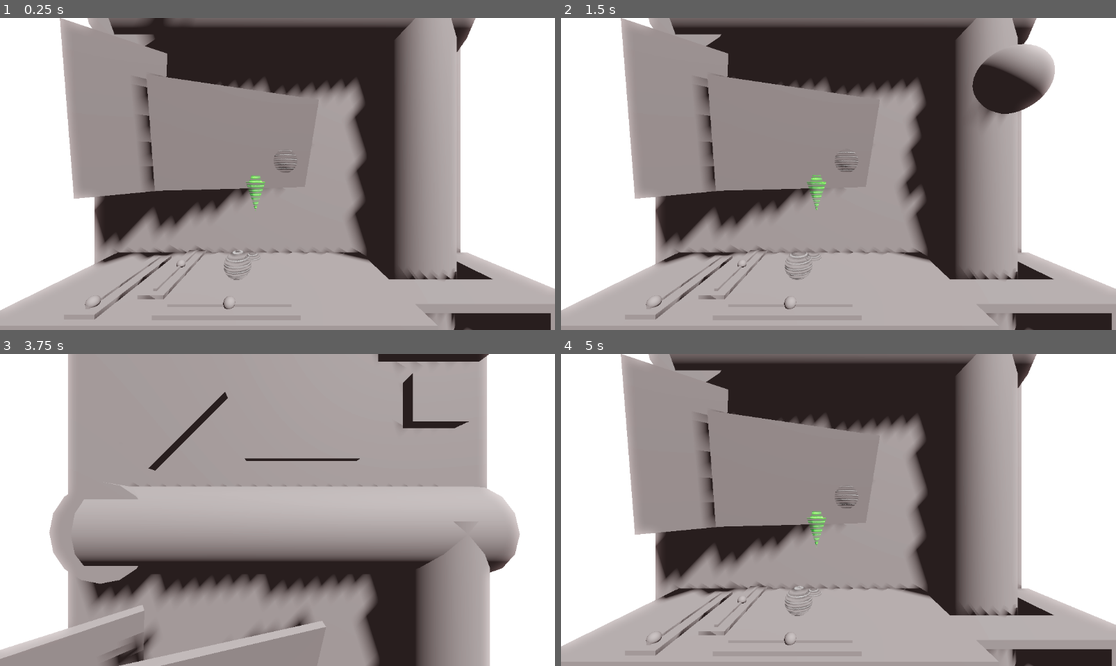
Above: before the commit, frames 1-4 (two rows, left to right).
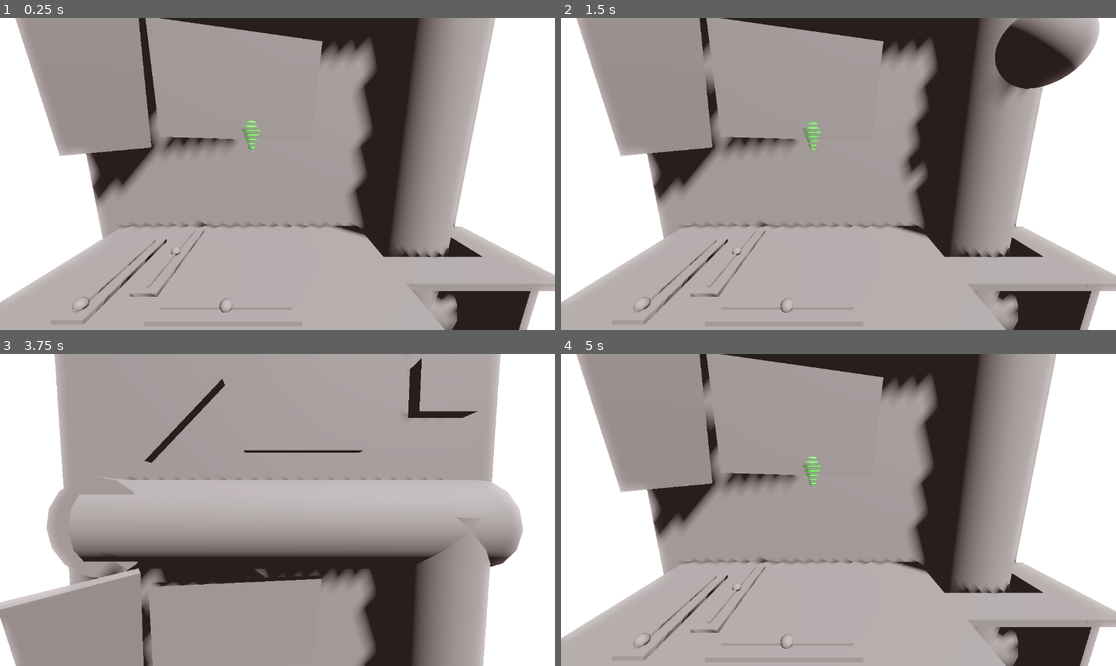
Above: after the commit, the same moments.

Repository: nheeb/niblehyme
Game: Godot game, scene res://Logic/Cockpit.tscn
Same seed, same stepped clock (60 frames per second), same inputs: the game is played once before the commit and once after it.
Inputs (mouse positions are in pixels of both pictures, inside the frame that each line leads up to):
- Up to frame 1 (0.25 s): no input
- Up to frame 2 (1.5 s): move the mouse to (960, 158) at 0.52 s; hold Right (ui_right) 0.53-1.25 s; click (960, 158) at 0.6 s; drag from (727, 189) to (810, 236) at 1.27 s
- Up to frame 3 (3.75 s): move the mouse to (333, 441) at 2.02 s; hold Right (ui_right) 2.03-2.75 s; tap Mouse wheel up (view_up) at 2.1 s; click (333, 441) at 2.17 s; tap Enter at 2.75 s; drag from (249, 572) to (111, 463) at 2.77 s; tap Space at 3.5 s; move the mouse to (444, 556) at 3.52 s; hold Left (ui_left) from 3.53 s (still down); tap Mouse wheel down (view_down) at 3.6 s; click (444, 556) at 3.67 s
- Up to frame 4 (5 s): release Left (ui_left) at 4.25 s; drag from (672, 463) to (755, 432) at 4.27 s

The runs differ from the first frame. In frame 1, 31% of the frame differs, in the area x 0-100%, y 0-100%; in frame 2, 32%; in frame 3, 15%; in frame 4, 31%.

Commit message:
refined holo navigation

Diff:
--- a/Logic/Cockpit.tscn
+++ b/Logic/Cockpit.tscn
@@ -69,7 +69,7 @@
 transform = Transform3D(0.498589, 0, 0, 0, 0.498589, 0, 0, 0, 0.498589, 0, 0, 0)
 
 [node name="MeshInstance3D" type="MeshInstance3D" parent="Prototype"]
-transform = Transform3D(3.5175, 0, 0, 0, 0.0802565, 0, 0, 0, 1.51691, -0.555538, 0, -1.97888)
+transform = Transform3D(3.5175, 0, 0, 0, 0.0802565, 0, 0, 0, 1.96475, -0.555538, 0, -1.97888)
 mesh = SubResource("BoxMesh_8cpak")
 
 [node name="MeshInstance3D15" type="MeshInstance3D" parent="Prototype"]
@@ -121,11 +121,11 @@
 mesh = SubResource("BoxMesh_8cpak")
 
 [node name="MeshInstance3D3" type="MeshInstance3D" parent="Prototype"]
-transform = Transform3D(1.73633, 0.026774, -0.129512, 0, -0.025485, -1.1122, -0.648254, 0.0717134, -0.346893, -0.429122, 1.5623, -2.11689)
+transform = Transform3D(1.81216, 0.0160564, -0.0776685, -0.0737389, -0.0108258, -1.16068, -0.381701, 0.0783207, -0.144511, -0.429122, 1.92105, -2.38493)
 mesh = SubResource("BoxMesh_8cpak")
 
 [node name="MeshInstance3D4" type="MeshInstance3D" parent="Prototype"]
-transform = Transform3D(0.561771, 0.0543427, -0.290362, 0.0385075, -0.0251758, -1.49306, -0.546801, 0.0540574, -0.403457, -1.6265, 1.70946, -1.81718)
+transform = Transform3D(0.561771, 0.0543427, -0.290362, 0.0385075, -0.0251758, -1.49306, -0.546801, 0.0540574, -0.403457, -1.71045, 1.97925, -1.88841)
 mesh = SubResource("BoxMesh_8cpak")
 
 [node name="MeshInstance3D2" type="MeshInstance3D" parent="Prototype"]
@@ -186,7 +186,7 @@
 transform = Transform3D(0.997564, 0, -0.0697565, 0, 1, 0, 0.0697565, 0, 0.997564, 0, -1.10493, 0.0126886)
 
 [node name="NavigationView" type="Camera3D" parent="PlayerCameraPath/Views"]
-transform = Transform3D(1, 0, 0, 0, 1, 0, 0, 0, 1, 0, 0.587544, 0.152456)
+transform = Transform3D(1, 0, 0, 0, 0.978148, 0.207912, 0, -0.207912, 0.978148, 0, 0.718, 0.087)
 
 [node name="EmergencyView" type="Camera3D" parent="PlayerCameraPath/Views"]
 transform = Transform3D(1, 0, 0, 0, 1, 0, 0, 0, 1, 0, 2.15097, -0.116392)
@@ -257,7 +257,7 @@
 script = ExtResource("6_5wlna")
 
 [node name="Hologram" parent="." instance=ExtResource("7_1dxs8")]
-transform = Transform3D(0.477551, 0, 0, 0, 0.477551, 0, 0, 0, 0.477551, -0.107247, 0.506323, -0.842418)
+transform = Transform3D(0.477551, 0, 0, 0, 0.477551, 0, 0, 0, 0.477551, -0.130718, 0.687837, -0.946732)
 
 [node name="RayCastCollider" type="Node3D" parent="."]
 
@@ -269,17 +269,17 @@
 [node name="Devices" type="Node3D" parent="."]
 
 [node name="Slider" parent="Devices" instance=ExtResource("8_vl6ol")]
-transform = Transform3D(-2.52271e-08, 0, 0.577129, 0, 0.577129, 0, -0.577129, 0, -2.52271e-08, -0.77218, 0.0271702, -0.928671)
+transform = Transform3D(-2.52271e-08, 0, 0.577129, 0, 0.577129, 0, -0.577129, 0, -2.52271e-08, -0.77218, 0.0271702, -0.817686)
 cockpit_input_name = "navigation_drive"
 
 [node name="Slider2" parent="Devices" instance=ExtResource("8_vl6ol")]
-transform = Transform3D(-2.52271e-08, 0, 0.577129, 0, 0.577129, 0, -0.577129, 0, -2.52271e-08, -0.574569, 0.0271702, -1.05662)
+transform = Transform3D(-2.52271e-08, 0, 0.577129, 0, 0.577129, 0, -0.577129, 0, -2.52271e-08, -0.574569, 0.0271702, -0.945635)
 min_value = -1.0
 start_progress = 0.5
 cockpit_input_name = "navigation_z"
 
 [node name="Slider3" parent="Devices" instance=ExtResource("8_vl6ol")]
-transform = Transform3D(-0.577129, 0, -5.04542e-08, 0, 0.577129, 0, 5.04542e-08, 0, -0.577129, -0.198223, 0.0271702, -0.693919)
+transform = Transform3D(-0.577129, 0, -5.04542e-08, 0, 0.577129, 0, 5.04542e-08, 0, -0.577129, -0.198223, 0.0271702, -0.582934)
 min_value = -1.0
 start_progress = 0.5
 cockpit_input_name = "navigation_x"
--- a/Logic/Devices/Slider.gd
+++ b/Logic/Devices/Slider.gd
@@ -41,7 +41,13 @@
 	set_progress(start_progress)
 
 func get_mouse_pos() -> Vector3:
-	return drag_plane.intersects_ray(Game.camera.global_position, Game.mouse_normal)
+	var pos = drag_plane.intersects_ray(Game.camera.global_position, Game.mouse_normal)
+	if pos:
+		return pos
+	elif drag_start_pos:
+		return drag_start_pos
+	else:
+		return Vector3.ZERO
 
 func set_progress(p: float):
 	p = clamp(p, 0.0, 1.0)
--- a/Logic/Game.gd
+++ b/Logic/Game.gd
@@ -23,12 +23,17 @@
 			if raycast_object:
 				if raycast_object.has_method("hover"):
 					raycast_object.call("hover")
-var mouse_position
+var mouse_position: Vector3
 var camera: Camera3D
 var mouse_normal: Vector3
+var hologram: Hologram
+var holo_drill: HoloObject
 
 func _process(delta: float) -> void:
 	if Input.is_action_just_pressed("select"):
 		if raycast_object:
 			if raycast_object.has_method("mouse_down"):
 				raycast_object.call("mouse_down")
+
+func _ready() -> void:
+	new_layer_reached.connect(sauce.spawn_new_holo_objects)
--- a/Logic/Hologram/HoloArea.tscn
+++ b/Logic/Hologram/HoloArea.tscn
@@ -3,7 +3,7 @@
 [ext_resource type="Script" path="res://Logic/Hologram/HoloArea.gd" id="1_o6bga"]
 
 [node name="HoloArea" type="Area3D"]
-collision_layer = 0
+collision_layer = 2
 collision_mask = 2
 script = ExtResource("1_o6bga")
 
--- /dev/null
+++ b/Logic/Hologram/HoloDistanceMeter.gd
@@ -0,0 +1,10 @@
+extends Node3D
+
+var holo_object: HoloObject
+
+func _ready() -> void:
+	if get_parent() is HoloObject:
+		holo_object = get_parent()
+
+func _process(delta: float) -> void:
+	%Label3D.text = "%.2f m" % holo_object.holo_pos.distance_to(Game.holo_drill.holo_pos)
--- /dev/null
+++ b/Logic/Hologram/HoloDistanceMeter.tscn
@@ -0,0 +1,14 @@
+[gd_scene load_steps=2 format=3 uid="uid://dhlv64551sij0"]
+
+[ext_resource type="Script" path="res://Logic/Hologram/HoloDistanceMeter.gd" id="1_si82m"]
+
+[node name="HoloDistanceMeter" type="Node3D"]
+script = ExtResource("1_si82m")
+
+[node name="Label3D" type="Label3D" parent="."]
+unique_name_in_owner = true
+billboard = 1
+alpha_cut = 3
+modulate = Color(0.674683, 1, 0.492188, 1)
+outline_modulate = Color(0, 0, 0, 0)
+text = "10.0 m"
--- a/Logic/Hologram/HoloDrill.gd
+++ b/Logic/Hologram/HoloDrill.gd
@@ -1,6 +1,6 @@
 extends HoloObject
 
-const MAX_TURN_ANGLE = .3 * PI
+const MAX_TURN_ANGLE = .38 * PI
 
 ## Actual direction of the drill
 var drill_direction: Vector3
@@ -12,7 +12,11 @@
 
 ## The input of the movement drive slider (0.0 - 1.0)
 var movement_power := 0.0
-const MOVEMENT_VELOCITY_MAX = 3.0
+const MOVEMENT_VELOCITY_MAX = 2.5
+
+func _ready() -> void:
+	super._ready()
+	Game.holo_drill = self
 
 func _process(delta: float) -> void:
 	update_rotation(delta)
@@ -48,7 +52,7 @@
 
 	holo_pos += drill_direction * delta * MOVEMENT_VELOCITY_MAX * movement_power
 
-	if holo_pos.y > (1 + Game.current_layer) * Game.LAYER_SIZE:
+	if -holo_pos.y > (1 + Game.current_layer) * Game.LAYER_SIZE:
 		Game.advance_layer()
 
 func drilling_process(delta: float):
--- a/Logic/Hologram/HoloDrill.tscn
+++ b/Logic/Hologram/HoloDrill.tscn
@@ -1,7 +1,25 @@
-[gd_scene load_steps=6 format=3 uid="uid://btpm8afbdp7k3"]
+[gd_scene load_steps=9 format=3 uid="uid://btpm8afbdp7k3"]
 
 [ext_resource type="Script" path="res://Logic/Hologram/HoloDrill.gd" id="1_c8ocw"]
-[ext_resource type="Material" uid="uid://dspatcbfs7qji" path="res://Logic/Hologram/HoloMaterial.tres" id="2_7iic6"]
+[ext_resource type="Shader" path="res://Logic/Hologram/HoloMaterial.gdshader" id="2_uympl"]
+
+[sub_resource type="FastNoiseLite" id="FastNoiseLite_xeqey"]
+frequency = 0.0412
+
+[sub_resource type="NoiseTexture2D" id="NoiseTexture2D_se56j"]
+seamless = true
+noise = SubResource("FastNoiseLite_xeqey")
+
+[sub_resource type="ShaderMaterial" id="ShaderMaterial_56cvd"]
+resource_local_to_scene = true
+render_priority = 0
+shader = ExtResource("2_uympl")
+shader_parameter/albedo = Color(0.289063, 1, 0, 1)
+shader_parameter/emission_color = Color(1, 1, 1, 1)
+shader_parameter/time_scale = 8.0
+shader_parameter/noise_strength = 3.0
+shader_parameter/visibility_progress = 1.0
+shader_parameter/noise = SubResource("NoiseTexture2D_se56j")
 
 [sub_resource type="CylinderMesh" id="CylinderMesh_xs75s"]
 top_radius = 1.0
@@ -18,8 +36,8 @@
 rings = 1
 
 [sub_resource type="CapsuleShape3D" id="CapsuleShape3D_48ego"]
-radius = 0.789483
-height = 3.46549
+radius = 1.78191
+height = 5.03802
 
 [node name="HoloDrill" type="Node3D"]
 script = ExtResource("1_c8ocw")
@@ -29,7 +47,7 @@
 
 [node name="MeshInstance3D" type="MeshInstance3D" parent="Model"]
 transform = Transform3D(1, 0, 0, 0, 1, 0, 0, 0, 1, 0, -0.601456, 0)
-material_override = ExtResource("2_7iic6")
+material_override = SubResource("ShaderMaterial_56cvd")
 mesh = SubResource("CylinderMesh_xs75s")
 skeleton = NodePath("../..")
 
@@ -41,7 +59,8 @@
 [node name="DrillArea" type="Area3D" parent="."]
 unique_name_in_owner = true
 collision_layer = 2
-collision_mask = 0
+collision_mask = 2
 
 [node name="CollisionShape3D" type="CollisionShape3D" parent="DrillArea"]
+transform = Transform3D(1.19331, 0, 0, 0, 1.19331, 0, 0, 0, 1.19331, 0, 0, 0)
 shape = SubResource("CapsuleShape3D_48ego")
--- /dev/null
+++ b/Logic/Hologram/HoloGoldOre.gd
@@ -0,0 +1,4 @@
+extends HoloObject
+
+func _on_chunk_drilled():
+	Game.main_pipe.add_to_mineral_queue(Mineral.create_mineral(Mineral.Type.Gold))
--- /dev/null
+++ b/Logic/Hologram/HoloGoldOre.tscn
@@ -0,0 +1,71 @@
+[gd_scene load_steps=13 format=3 uid="uid://dlf5hpolm6ub0"]
+
+[ext_resource type="Script" path="res://Logic/Hologram/HoloGoldOre.gd" id="1_mpxmg"]
+[ext_resource type="Texture2D" uid="uid://cue3n58t8t1hv" path="res://Assets/KenneyParticles/star_07.png" id="2_2b726"]
+[ext_resource type="PackedScene" uid="uid://djqojwwng6ogn" path="res://Logic/DrillingHealth.tscn" id="4_pxre6"]
+[ext_resource type="PackedScene" uid="uid://b1eq2ugsf27fh" path="res://Logic/Hologram/HoloArea.tscn" id="5_iynr1"]
+[ext_resource type="PackedScene" uid="uid://dhlv64551sij0" path="res://Logic/Hologram/HoloDistanceMeter.tscn" id="5_y825p"]
+
+[sub_resource type="CapsuleMesh" id="CapsuleMesh_sp2si"]
+
+[sub_resource type="Curve" id="Curve_apgxe"]
+_data = [Vector2(0, 0), 0.0, 0.0, 0, 0, Vector2(0.484076, 0.942259), 0.0, 0.0, 0, 0, Vector2(1, 0), 0.0, 0.0, 0, 0]
+point_count = 3
+
+[sub_resource type="CurveTexture" id="CurveTexture_kcco7"]
+curve = SubResource("Curve_apgxe")
+
+[sub_resource type="ParticleProcessMaterial" id="ParticleProcessMaterial_mpkec"]
+emission_shape = 3
+emission_box_extents = Vector3(1, 1, 1)
+angle_min = -720.0
+angle_max = 720.0
+angular_velocity_min = 100.0
+angular_velocity_max = 100.0
+gravity = Vector3(0, 0, 0)
+scale_curve = SubResource("CurveTexture_kcco7")
+
+[sub_resource type="StandardMaterial3D" id="StandardMaterial3D_jgor5"]
+transparency = 2
+alpha_scissor_threshold = 0.5
+alpha_antialiasing_mode = 0
+shading_mode = 0
+albedo_color = Color(0.983643, 1, 0.476563, 1)
+albedo_texture = ExtResource("2_2b726")
+billboard_mode = 3
+billboard_keep_scale = true
+particles_anim_h_frames = 1
+particles_anim_v_frames = 1
+particles_anim_loop = false
+
+[sub_resource type="QuadMesh" id="QuadMesh_yqlo2"]
+material = SubResource("StandardMaterial3D_jgor5")
+
+[sub_resource type="CapsuleShape3D" id="CapsuleShape3D_twf8k"]
+radius = 0.834563
+height = 2.39936
+
+[node name="HoloGoldOre" type="Node3D"]
+script = ExtResource("1_mpxmg")
+holo_color = Color(1, 0.948242, 0.171875, 1)
+
+[node name="MeshInstance3D" type="MeshInstance3D" parent="."]
+mesh = SubResource("CapsuleMesh_sp2si")
+
+[node name="GPUParticles3D" type="GPUParticles3D" parent="."]
+emitting = false
+amount = 4
+visibility_aabb = AABB(-1.94367, -1.95036, -1.99421, 3.68083, 3.47441, 3.97728)
+local_coords = true
+process_material = SubResource("ParticleProcessMaterial_mpkec")
+draw_pass_1 = SubResource("QuadMesh_yqlo2")
+
+[node name="DrillingHealth" parent="." instance=ExtResource("4_pxre6")]
+
+[node name="HoloDistanceMeter" parent="." instance=ExtResource("5_y825p")]
+transform = Transform3D(2.97009, 0, 0, 0, 2.97009, 0, 0, 0, 2.97009, 0, 0, 0)
+
+[node name="HoloArea" parent="." instance=ExtResource("5_iynr1")]
+
+[node name="CollisionShape3D" type="CollisionShape3D" parent="HoloArea"]
+shape = SubResource("CapsuleShape3D_twf8k")
--- /dev/null
+++ b/Logic/Hologram/HoloMaterial.gdshader
@@ -0,0 +1,35 @@
+// NOTE: Shader automatically converted from Godot Engine 4.2.2.stable's StandardMaterial3D.
+
+shader_type spatial;
+render_mode blend_mix,depth_draw_opaque,cull_back,diffuse_burley,specular_schlick_ggx;
+uniform vec4 albedo : source_color;
+
+varying vec3 world_pos;
+
+uniform vec3 emission_color: source_color;
+uniform float time_scale = 8.0;
+uniform float noise_strength = 3.0;
+uniform float visibility_progress: hint_range(0.0, 1.0) = 1.0;
+
+uniform sampler2D noise;
+
+global uniform float holo_world_scale;
+
+void vertex() {
+	world_pos = (MODEL_MATRIX * vec4(VERTEX, 1.0)).xyz * holo_world_scale;
+	float noise_xz = texture(noise, world_pos.xz * 10.0).r;
+	VERTEX += vec3(noise_xz-.5) * 3.0 * (1.0-visibility_progress);
+}
+
+void fragment() {
+	float noise_xz = texture(noise, world_pos.xz).r;
+	float t = TIME * time_scale;
+	float holo_value = .5 * sin(world_pos.y * 20.0 - t + noise_xz * noise_strength) + .5;
+	ALPHA = pow(holo_value, .7);
+	ALBEDO = albedo.rgb;
+	vec3 em = mix(emission_color, albedo.rgb, .5);
+	EMISSION = em * pow(smoothstep(.5, .9, holo_value), 2.0) * 0.1
+			+ em * pow(smoothstep(.8, .99, holo_value), 3.0) * 0.6;
+	ALPHA *= pow(texture(noise, SCREEN_UV * 2.0).r, 1.0);
+	ALPHA *= visibility_progress;
+}
--- a/Logic/Hologram/HoloMaterial.tres
+++ b/Logic/Hologram/HoloMaterial.tres
@@ -12,6 +12,7 @@
 uniform vec3 emission_color: source_color;
 uniform float time_scale = 8.0;
 uniform float noise_strength = 3.0;
+uniform float visibility_progress: hint_range(0.0, 1.0) = 1.0;
 
 uniform sampler2D noise;
 
@@ -19,6 +20,8 @@
 
 void vertex() {
 	world_pos = (MODEL_MATRIX * vec4(VERTEX, 1.0)).xyz * holo_world_scale;
+	float noise_xz = texture(noise, world_pos.xz * 10.0).r;
+	VERTEX += vec3(noise_xz-.5) * 3.0 * (1.0-visibility_progress);
 }
 
 void fragment() {
@@ -30,16 +33,8 @@
 	vec3 em = mix(emission_color, albedo.rgb, .5);
 	EMISSION = em * pow(smoothstep(.5, .9, holo_value), 2.0) * 0.1
 			+ em * pow(smoothstep(.8, .99, holo_value), 3.0) * 0.6;
-	ALPHA *= texture(noise, SCREEN_UV * 2.0).r;
-	//vec2 base_uv = UV;
-	//vec4 albedo_tex = texture(texture_albedo,base_uv);
-	//ALBEDO = albedo.rgb * albedo_tex.rgb;
-	//float metallic_tex = dot(texture(texture_metallic,base_uv),metallic_texture_channel);
-	//METALLIC = metallic_tex * metallic;
-	//vec4 roughness_texture_channel = vec4(1.0,0.0,0.0,0.0);
-	//float roughness_tex = dot(texture(texture_roughness,base_uv),roughness_texture_channel);
-	//ROUGHNESS = roughness_tex * roughness;
-	//SPECULAR = specular;
+	ALPHA *= pow(texture(noise, SCREEN_UV * 2.0).r, 1.0);
+	ALPHA *= visibility_progress;
 }
 "
 
@@ -58,4 +53,5 @@
 shader_parameter/emission_color = Color(1, 1, 1, 1)
 shader_parameter/time_scale = 8.0
 shader_parameter/noise_strength = 3.0
+shader_parameter/visibility_progress = 1.0
 shader_parameter/noise = SubResource("NoiseTexture2D_se56j")
--- a/Logic/Hologram/HoloObject.gd
+++ b/Logic/Hologram/HoloObject.gd
@@ -8,9 +8,16 @@
 		holo_pos = x
 		position = x
 
+var visibility : float = 0.0
 func update_visibility(visibility_progress: float):
-	scale = visibility_progress * Vector3.ONE
-	visible = visibility_progress >= .1
+	visibility_progress = clamp(visibility_progress, .01, 1.0)
+	if visibility != visibility_progress:
+		visibility = visibility_progress
+		scale = visibility_progress * Vector3.ONE
+		visible = visibility_progress >= .02
+		for mi in all_mi:
+			mi.material_override.set("shader_parameter/visibility_progress",
+															visibility_progress)
 
 func _ready() -> void:
 	## Updating holo pos
@@ -47,9 +54,11 @@
 
 const HOLO_MATERIAL = preload("res://Logic/Hologram/HoloMaterial.tres")
 @export var holo_color := Color.GREEN
+var all_mi : Array[MeshInstance3D]
 func set_holo_material():
 	var mat = HOLO_MATERIAL.duplicate()
-	for mi in Utility.get_recursive_mesh_instances(self):
+	all_mi = Utility.get_recursive_mesh_instances(self)
+	for mi in all_mi:
 		mi.material_override = mat
 		mi.material_override.set("shader_parameter/albedo", holo_color)
 
--- a/Logic/Hologram/HoloObstacle.tscn
+++ b/Logic/Hologram/HoloObstacle.tscn
@@ -1,8 +1,12 @@
-[gd_scene load_steps=3 format=3 uid="uid://t4burg5wv6qw"]
+[gd_scene load_steps=5 format=3 uid="uid://t4burg5wv6qw"]
 
 [ext_resource type="Script" path="res://Logic/Hologram/HoloObstacle.gd" id="1_paque"]
+[ext_resource type="PackedScene" uid="uid://b1eq2ugsf27fh" path="res://Logic/Hologram/HoloArea.tscn" id="2_op1dr"]
 
 [sub_resource type="SphereMesh" id="SphereMesh_yeyyp"]
+
+[sub_resource type="SphereShape3D" id="SphereShape3D_78mq7"]
+radius = 1.51078
 
 [node name="HoloObstacle" type="Node3D"]
 script = ExtResource("1_paque")
@@ -11,3 +15,8 @@
 [node name="MeshInstance3D" type="MeshInstance3D" parent="."]
 transform = Transform3D(2.41656, 0, 0, 0, 2.41656, 0, 0, 0, 2.41656, 0, 0, 0)
 mesh = SubResource("SphereMesh_yeyyp")
+
+[node name="HoloArea" parent="." instance=ExtResource("2_op1dr")]
+
+[node name="CollisionShape3D" type="CollisionShape3D" parent="HoloArea"]
+shape = SubResource("SphereShape3D_78mq7")
--- a/Logic/Hologram/Hologram.gd
+++ b/Logic/Hologram/Hologram.gd
@@ -1,7 +1,7 @@
-extends Node3D
+class_name Hologram extends Node3D
 
-const HOLO_VIEW_RANGE = 14.0
-const HOLO_VIEW_FADE = 2.0
+const HOLO_VIEW_RANGE = 10.0
+const HOLO_VIEW_FADE = 1.0
 const HOLO_KEEP_RANGE = 30.0
 
 @export var center_object: HoloObject
@@ -16,7 +16,7 @@
 	ho.position = ho.holo_pos
 
 func _ready() -> void:
-	pass
+	Game.hologram = self
 
 func _rare_process() -> void:
 	## Delete far objects
@@ -30,9 +30,17 @@
 	if center_object:
 		%DrillCenterPivot.position = -center_object.holo_pos * %DrillCenterPivot.scale.x
 	## Update Object Visibilty
-	for c in get_all_holo_objects():
-		if c.active:
-			if center_object:
-				var dist := center_object.holo_pos.distance_to(c.holo_pos)
-				c.update_visibility(1.0 - smoothstep(HOLO_VIEW_RANGE, \
-								HOLO_VIEW_RANGE + HOLO_VIEW_FADE, dist))
+	if center_object:
+		var center_pos := center_object.holo_pos
+		for c in get_all_holo_objects():
+			if c.active:
+				var diff := c.holo_pos - center_pos
+				var xz_dist = max(abs(diff.x), abs(diff.z))
+				var xz_vis = 1.0 - smoothstep(HOLO_VIEW_RANGE, \
+								HOLO_VIEW_RANGE + HOLO_VIEW_FADE, xz_dist)
+				var y_vis = 1.0 - smoothstep(2.0, 3.0, diff.y)
+				c.update_visibility(min(xz_vis, y_vis))
+				#var dist := center_object.holo_pos.distance_to(c.holo_pos)
+				#
+				#c.update_visibility(1.0 - smoothstep(HOLO_VIEW_RANGE, \
+								#HOLO_VIEW_RANGE + HOLO_VIEW_FADE, dist))
--- a/Logic/Hologram/Hologram.tscn
+++ b/Logic/Hologram/Hologram.tscn
@@ -1,9 +1,8 @@
-[gd_scene load_steps=5 format=3 uid="uid://cbulkkcj4jbak"]
+[gd_scene load_steps=4 format=3 uid="uid://cbulkkcj4jbak"]
 
 [ext_resource type="Script" path="res://Logic/Hologram/Hologram.gd" id="1_kcikd"]
 [ext_resource type="PackedScene" uid="uid://btpm8afbdp7k3" path="res://Logic/Hologram/HoloDrill.tscn" id="2_vjk7h"]
 [ext_resource type="PackedScene" uid="uid://cegn5nnsvdemb" path="res://Logic/Hologram/HoloFollow.tscn" id="3_0w4hu"]
-[ext_resource type="PackedScene" uid="uid://t4burg5wv6qw" path="res://Logic/Hologram/HoloObstacle.tscn" id="3_pxgvl"]
 
 [node name="Hologram" type="Node3D" node_paths=PackedStringArray("center_object")]
 script = ExtResource("1_kcikd")
@@ -19,24 +18,6 @@
 follow_range = 3.0
 follow_object = NodePath("../HoloDrill")
 
-[node name="HoloObstacle" parent="DrillCenterPivot" instance=ExtResource("3_pxgvl")]
-transform = Transform3D(1, 0, 0, 0, 1, 0, 0, 0, 1, 3.05761, 3.03765, 0)
-
-[node name="HoloObstacle2" parent="DrillCenterPivot" instance=ExtResource("3_pxgvl")]
-transform = Transform3D(1, 0, 0, 0, 1, 0, 0, 0, 1, -1.26801, -6.34575, 2.79871)
-
-[node name="HoloObstacle3" parent="DrillCenterPivot" instance=ExtResource("3_pxgvl")]
-transform = Transform3D(1, 0, 0, 0, 1, 0, 0, 0, 1, -1.26801, -10.6069, -7.94382)
-
-[node name="HoloObstacle4" parent="DrillCenterPivot" instance=ExtResource("3_pxgvl")]
-transform = Transform3D(1, 0, 0, 0, 1, 0, 0, 0, 1, -1.26801, -17.6616, -1.05757)
-
-[node name="HoloObstacle5" parent="DrillCenterPivot" instance=ExtResource("3_pxgvl")]
-transform = Transform3D(1, 0, 0, 0, 1, 0, 0, 0, 1, -1.26801, -22.7008, -8.02448)
-
-[node name="HoloObstacle6" parent="DrillCenterPivot" instance=ExtResource("3_pxgvl")]
-transform = Transform3D(1, 0, 0, 0, 1, 0, 0, 0, 1, 5.04261, -29.7418, 0.993131)
-
 [node name="Timer" type="Timer" parent="."]
 wait_time = 5.0
 autostart = true
--- a/Logic/PipeItem.gd
+++ b/Logic/PipeItem.gd
@@ -21,7 +21,7 @@
 	var process_frame = get_tree().process_frame
 	await process_frame
 	get_parent().add_child.call_deferred(new_path_follow)
-	reparent(new_path_follow)
+	reparent(new_path_follow, false)
 	self.position = Vector3.ZERO
 	await process_frame
 
--- a/Logic/PlayerCameraPath.gd
+++ b/Logic/PlayerCameraPath.gd
@@ -65,5 +65,6 @@
 	elif obj == null:
 		Game.raycast_object = null
 	else:
-		printerr("Unknown collider: %s" % obj)
+		pass
+		#printerr("Unknown collider: %s" % obj)
 	if (mouse_position != null): Game.mouse_position = mouse_position
--- a/Logic/Sauce.gd
+++ b/Logic/Sauce.gd
@@ -17,3 +17,30 @@
 	Game.main_pipe.add_to_mineral_queue(
 		Mineral.create_mineral(drop_table.draw_random())
 	)
+
+func spawn_new_holo_objects(layer: int = 0) -> void:
+	var object_count := randi_range(3,7)
+	for i in range(object_count):
+		spawn_random_holo_object(layer)
+
+const HOLO_SPAWN_DISTANCE = 16.0
+const HOLO_SPAWN_AREA_XZ = 20.0
+
+const HOLO_OBSTACLE = preload("res://Logic/Hologram/HoloObstacle.tscn")
+const HOLO_GOLD = preload("res://Logic/Hologram/HoloGoldOre.tscn")
+func spawn_random_holo_object(layer: int = 0) -> void:
+	var holo_object_pool : Array[PackedScene] = []
+	if layer <= 10:
+		holo_object_pool = [
+			HOLO_OBSTACLE, HOLO_OBSTACLE, HOLO_OBSTACLE, HOLO_GOLD
+		]
+	else:
+		holo_object_pool = [
+			HOLO_OBSTACLE, HOLO_GOLD
+		]
+	var ho : HoloObject = holo_object_pool.pick_random().instantiate()
+	ho.holo_pos = Game.holo_drill.holo_pos + Vector3(
+					randf_range(-1, 1) * HOLO_SPAWN_AREA_XZ,
+					randf_range(-1, 0) * Game.LAYER_SIZE - HOLO_SPAWN_DISTANCE,
+					randf_range(-1, 1) * HOLO_SPAWN_AREA_XZ)
+	Game.hologram.add_holo_object_as_child(ho)
--- a/Logic/Switch.gd
+++ b/Logic/Switch.gd
@@ -20,7 +20,7 @@
 			opposite_mode = Mode.Collect
 			switch.emit("Discard")
 
-func _on_area_3d_input_event(camera, event, position, normal, shape_idx):
+func _on_area_3d_input_event(camera, event, _position, normal, shape_idx):
 	if (event is InputEventMouseButton and event.is_pressed()):
 		if event.button_index == MOUSE_BUTTON_LEFT:
 			switch_mode()
--- a/project.godot
+++ b/project.godot
@@ -20,6 +20,11 @@
 Game="*res://Logic/Game.tscn"
 Utility="*res://Logic/Utility.gd"
 DrillStats="*res://Logic/Upgrades/DrillStats.tscn"
+
+[debug]
+
+gdscript/warnings/unused_variable=0
+gdscript/warnings/unused_parameter=0
 
 [editor]
 
Binary file added: Assets/KenneyParticles/Rotated/flame_05_rotated.png
Not shown, added: Assets/KenneyParticles/Rotated/flame_05_rotated.png.import
Binary file added: Assets/KenneyParticles/Rotated/flame_06_rotated.png
Not shown, added: Assets/KenneyParticles/Rotated/flame_06_rotated.png.import
Binary file added: Assets/KenneyParticles/Rotated/muzzle_01_rotated.png
Not shown, added: Assets/KenneyParticles/Rotated/muzzle_01_rotated.png.import
Binary file added: Assets/KenneyParticles/Rotated/muzzle_02_rotated.png
Not shown, added: Assets/KenneyParticles/Rotated/muzzle_02_rotated.png.import
Binary file added: Assets/KenneyParticles/Rotated/muzzle_03_rotated.png
Not shown, added: Assets/KenneyParticles/Rotated/muzzle_03_rotated.png.import
Binary file added: Assets/KenneyParticles/Rotated/muzzle_04_rotated.png
Not shown, added: Assets/KenneyParticles/Rotated/muzzle_04_rotated.png.import
(and 180 more such lines)
